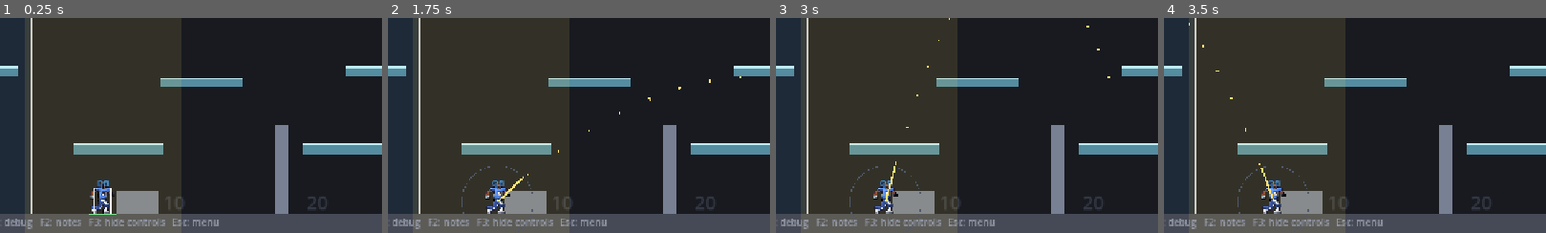
Above: before the commit, frames 1-4 (left to right).
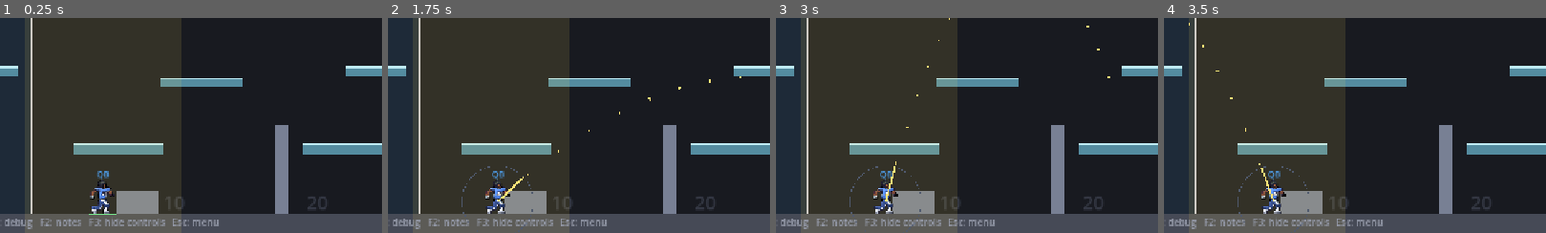
Above: after the commit, the same moments.

Repository: Pratul-Saini/ballbrawlla
Game: Godot game, scene res://scenes/match.tscn
Two runs of this game, one before a commit and one after it. Both use one fixed random seed, a clock stepped at 60 frames per second and the inputs below. This scene is started directly instead of the project's main scene.
Inputs (mouse positions are % of the whole screen's width and height, from its top left):
- Up to frame 1 (0.25 s): no input
- Up to frame 2 (1.75 s): tap Enter at 0.5 s; move the mouse to (72, 45) at 0.52 s; hold Right 0.53-1.25 s; tap Z at 0.6 s; click (72, 45) at 0.67 s; tap Space at 0.77, 1.25 s; drag from (30, 55) to (45, 70) at 1.27 s
- Up to frame 3 (3 s): tap Enter at 2 s; move the mouse to (60, 28) at 2.02 s; hold Right 2.03-2.75 s; tap F at 2.1 s; tap Space at 2.75 s; drag from (45, 70) to (20, 35) at 2.77 s
- Up to frame 4 (3.5 s): no input
The pictures show only the part of the screen within x 17-67%, y 50-100%; the shares and areas given below are measured in that part.

The runs differ from the first frame. In frame 1, 0.3% of the frame differs, in the area x 24-30%, y 71-92%; in frame 2, 0.2%; in frame 3, 0.2%; in frame 4, 0.2%.

Commit message:
feat: face the QB and defender the way they move while placing, and drop the player boxes
Problem
While the offense placed the QB and the defense placed the defender, both were always drawn facing right, so moving
one left looked wrong. The white box and green tag circle around the player also cluttered the new sprites, and the
QB/DEF label sat on the sprite's head because the sprite is taller than the hitbox.

Solution
- The play-call view carries no facing, so the renderer works it out: each player faces the way he last moved,
  starting toward his team's attack direction, and a jump of more than 60 px counts as a respawn (track_facing in
  player_sprites.gd). The network view is unchanged.
- The white "this is you" box and the green tag circle are off by default (SHOW_ME_BOX, SHOW_TAG_RING); the box still
  shows if the sprite art is missing.
- The label is placed above whatever is drawn, not above the hitbox.

Testing
- Godot: 93 passed (4 new in test_sprites.gd). Breaking the left turn on purpose made 2 of them fail. The run still
  prints the relay_client.gd error from the relay reachability test already on main.
- Checked a screenshot of the play call: no box, label clear of the head, facing right at the start.
- Not checked: watching the QB or defender turn in a live match.

Diff:
--- a/godot/scripts/match_renderer.gd
+++ b/godot/scripts/match_renderer.gd
@@ -47,6 +47,8 @@
 const AIM_RING_RADIUS := 60.0
 const MIN_ZOOM := 0.4                      # local play: how far the shared camera may zoom out
 const FRAME_MARGIN := Vector2(260, 200)    # world px kept around the players when framing them
+const SHOW_ME_BOX := false                 # white box around the player you control (always shown if there is no art)
+const SHOW_TAG_RING := false               # green circle: how close an opponent must get to tag you
 const RUN_BOB := 2.0                       # world px the player bounces while running on the ground
 const RUN_BOB_SPEED := 0.42                # radians per tick
 const RUN_MIN_SPEED := 20.0                # |vx| above this counts as running
@@ -56,6 +58,7 @@
 var t
 var sprites := PlayerSprites.new()
 var _fx_list: Array = []        # double-jump effects: {x, y, age} in world px
+var _walk := {}                  # play call: role -> {x, f}, to face the QB and defender the way they last moved
 var _prev_air := {}              # role -> [state, vy] last frame, to spot the second jump
 var ci: CanvasItem
 var font: Font
@@ -315,6 +318,7 @@
 	var rect := _wrect(x - w / 2.0, feet_y - h, w, h)
 	var color := _team_color(team)
 	var hand := Vector2.INF
+	var top := rect.position.y        # top of what is drawn, so the label clears the taller sprite
 	var spr: Dictionary = {} if outline_only else sprites.get_sprite(team, facing, TEAM_COLORS[team])
 	if outline_only:
 		_rect_outline(rect.grow(-1.0), color, 2.0)
@@ -328,9 +332,10 @@
 		ci.texture_filter = CanvasItem.TEXTURE_FILTER_LINEAR
 		ci.draw_texture_rect_region(spr["tex"], dst, src)
 		hand = dst.position + (spr["hand"] as Vector2) * dst.size
-	if me:
+		top = minf(top, dst.position.y)
+	if me and (SHOW_ME_BOX or hand == Vector2.INF):
 		_rect_outline(rect.grow(2.0), Color.WHITE, 1.0)
-	_text(label, Vector2(rect.get_center().x, rect.position.y - 16.0), color, 14, true)
+	_text(label, Vector2(rect.get_center().x, top - 16.0), color, 14, true)
 	return hand
 
 func _draw_aim(cx: float, cy: float, angle: float, power: float) -> void:
@@ -369,11 +374,13 @@
 		_draw_band(call["def_range"][0], call["def_range"][1], _team_color(dfn, 30.0 / 255.0))
 	var qb: Array = call["qb"]
 	var placing: bool = call["placing"] and not call["off_locked"]
-	_draw_figure(qb[0], qb[1], off, "QB", false, placing and me_off, call.get("qb_h", -1.0))
+	var qb_f: int = PlayerSprites.track_facing(_walk, "QB", float(qb[0]), Teams.attack_dir(off))
+	_draw_figure(qb[0], qb[1], off, "QB", false, placing and me_off, call.get("qb_h", -1.0), qb_f)
 	if placing:
 		_draw_spot_marker(call["qb_ok"], qb, call.get("qb_h", -1.0))
 	if call.has("def"):
-		_draw_figure(call["def"][0], call["def"][1], dfn, "DEF", call["def_locked"], true, call.get("def_h", -1.0))
+		var def_f: int = PlayerSprites.track_facing(_walk, "DEF", float(call["def"][0]), Teams.attack_dir(dfn))
+		_draw_figure(call["def"][0], call["def"][1], dfn, "DEF", call["def_locked"], true, call.get("def_h", -1.0), def_f)
 		if not call["def_locked"]:
 			_draw_spot_marker(call["def_ok"], call["def"], call.get("def_h", -1.0))
 	if call.has("aim") and not call["placing"]:
@@ -410,6 +417,7 @@
 		_prev_air[a["role"]] = [a["s"], vy]
 
 func _draw_actors(view: Dictionary) -> void:
+	_walk.clear()
 	_spot_double_jumps(view)
 	for e in _fx_list:
 		sprites.draw_fx(ci, _w(e["x"], e["y"]), e["age"], PlayerSprites.FX_SCALE * zoom)
@@ -425,7 +433,7 @@
 		var hand: Vector2 = _draw_figure(feet_x, a["y"] + a["h"], a["team"], a["role"], false, me, -1.0, facing, bob)
 		if hand != Vector2.INF:
 			hands[a["role"]] = hand
-		if me:
+		if me and SHOW_TAG_RING:
 			ci.draw_arc(_w(feet_x, a["y"] + a["h"] / 2.0), maxf(4.0, t.tag_radius * zoom), 0.0, TAU, 40,
 					c8(90, 200, 120), 1.0)
 	if view.has("aim"):
--- a/godot/scripts/player_sprites.gd
+++ b/godot/scripts/player_sprites.gd
@@ -77,6 +77,21 @@
 	ci.texture_filter = CanvasItem.TEXTURE_FILTER_NEAREST
 	ci.draw_texture_rect_region(fx["tex"], dst, Rect2(f * sz, 0.0, sz, sz))
 
+## Which way a player faces when the view doesn't say: toward where he last moved, starting from `start`.
+## `memory` maps a key to {x, f}; call this every frame with the player's current x. A jump of more than `reset_px`
+## in one frame is a respawn, not a step, so it goes back to `start`.
+static func track_facing(memory: Dictionary, key: String, x: float, start: int, reset_px: float = 60.0) -> int:
+	if not memory.has(key) or absf(x - float(memory[key]["x"])) > reset_px:
+		memory[key] = {"x": x, "f": start}
+		return start
+	var m: Dictionary = memory[key]
+	if x > float(m["x"]) + 0.01:
+		m["f"] = 1
+	elif x < float(m["x"]) - 0.01:
+		m["f"] = -1
+	m["x"] = x
+	return int(m["f"])
+
 ## A small football (an ellipse with a lace) centred at `at`; rx is its half-length in the canvas' units.
 static func draw_football(ci: CanvasItem, at: Vector2, rx: float, color: Color) -> void:
 	var ry: float = rx * 0.62
--- /dev/null
+++ b/godot/tests/test_sprites.gd
@@ -0,0 +1,32 @@
+extends "res://tests/test_case.gd"
+## Which way the QB and defender face while they are being placed (player_sprites.gd track_facing).
+const PlayerSprites = preload("res://scripts/player_sprites.gd")
+
+func test_starts_facing_the_way_the_team_attacks() -> void:
+	var m := {}
+	check_eq(PlayerSprites.track_facing(m, "QB", 500.0, 1), 1, "left team starts facing right")
+	var m2 := {}
+	check_eq(PlayerSprites.track_facing(m2, "QB", 500.0, -1), -1, "right team starts facing left")
+
+func test_turns_toward_the_last_move_and_keeps_it_when_still() -> void:
+	var m := {}
+	PlayerSprites.track_facing(m, "QB", 500.0, 1)
+	check_eq(PlayerSprites.track_facing(m, "QB", 495.0, 1), -1, "stepping left turns him left")
+	check_eq(PlayerSprites.track_facing(m, "QB", 495.0, 1), -1, "standing still keeps the facing")
+	check_eq(PlayerSprites.track_facing(m, "QB", 500.0, 1), 1, "stepping right turns him right")
+	check_eq(PlayerSprites.track_facing(m, "QB", 500.003, 1), 1, "a tiny drift is not a step")
+
+func test_a_respawn_resets_instead_of_turning() -> void:
+	var m := {}
+	PlayerSprites.track_facing(m, "DEF", 800.0, -1)
+	PlayerSprites.track_facing(m, "DEF", 790.0, -1)
+	check_eq(PlayerSprites.track_facing(m, "DEF", 1500.0, -1), -1, "a 700 px jump is a respawn: start facing")
+	check_eq(PlayerSprites.track_facing(m, "DEF", 1510.0, -1), 1, "then it follows moves again")
+
+func test_the_two_players_are_tracked_separately() -> void:
+	var m := {}
+	PlayerSprites.track_facing(m, "QB", 100.0, 1)
+	PlayerSprites.track_facing(m, "DEF", 900.0, -1)
+	check_eq(PlayerSprites.track_facing(m, "QB", 90.0, 1), -1)
+	check_eq(PlayerSprites.track_facing(m, "DEF", 905.0, -1), 1)
+	check_eq(PlayerSprites.track_facing(m, "QB", 90.0, 1), -1, "the defender's move did not touch the QB")
Not shown, added: godot/tests/test_sprites.gd.uid
